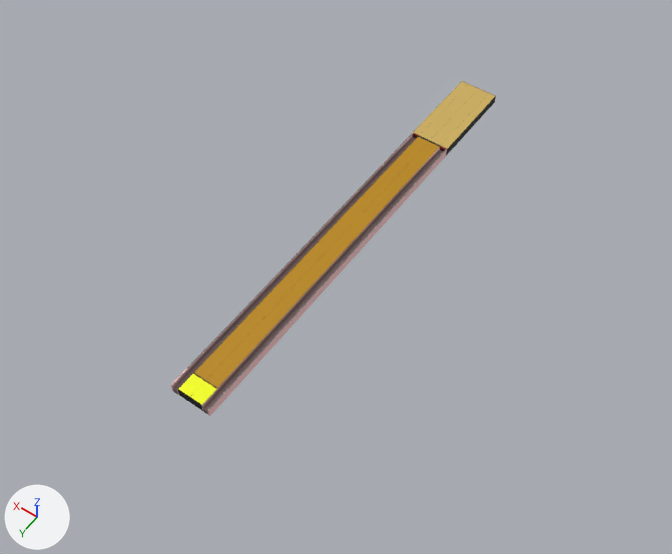
Two versions of the OBJ model Bowling/Bowling/Resources/lane.obj, one commit apart.
Camera for both pictures: a camera (50 mm lens) standing at (-30.0, 44.5, 61.1) and looking at (-0.8, 3.8, -3.0). Lighting does not change. The marker at lower left points along +X, +Y and +Z. Where no turn or scale is listed for an object, it has been applied to the vertices.

The older version as bpy lines, for what is in view:
```python
me_bowling_lane_001_plane_001 = bpy.data.meshes.new('bowling_lane.001_Plane.001')
me_bowling_lane_001_plane_001.from_pydata(...)  # 94 vertices, 184 faces; spans x -1.9..1.9, y -21.6..21.6, z -0.7..0.2
# faces by material slot: [158, 26]
me_bowling_lane_001_plane_001.materials.append(mat_lane)  # picture img_lane_diffuse_png
me_bowling_lane_001_plane_001.materials.append(mat_lane_none)  # picture img_lane_diffuse_png
ob_bowling_lane_001_plane_001 = bpy.data.objects.new('bowling_lane.001_Plane.001', me_bowling_lane_001_plane_001)
ob_bowling_lane_001_plane_001.location = (0.0, 0.0, 0.0)
```
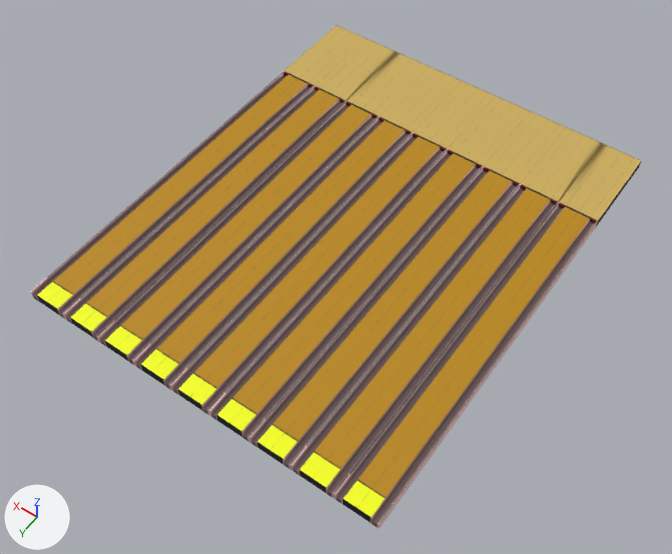
Diff of the bpy script that builds the scene:
```diff
--- a/Bowling/Bowling/Resources/lane.obj.py
+++ b/Bowling/Bowling/Resources/lane.obj.py
@@ me_bowling_lane_001_plane_001 @@
 # used by ob_bowling_lane_001_plane_001; location = (0.0, 0.0, 0.0)
-me_bowling_lane_001_plane_001.from_pydata(...)  # 94 vertices, 184 faces; spans x -1.9..1.9, y -21.6..21.6, z -0.7..0.2
+me_bowling_lane_001_plane_001.from_pydata(...)  # 800 vertices, 1656 faces; spans x -17.2..17.2, y -21.6..21.6, z -0.7..0.2
+# me_bowling_lane_001_plane_001 part 1: 706 vertices added at x -17.2..17.2, y -21.6..21.6, z -0.7..0.2
 me_bowling_lane_001_plane_001.materials.append(mat_lane)
```

Pixel boxes [x1, y1, x2, y2] of what changed, in the pictures (672 x 554 px):
'bowling_lane.001_Plane.001', reshaped (88% wider, 50% taller): before [171, 81, 496, 416]; after [30, 25, 641, 528]
part 1 of me_bowling_lane_001_plane_001, added: after [30, 25, 641, 528]
